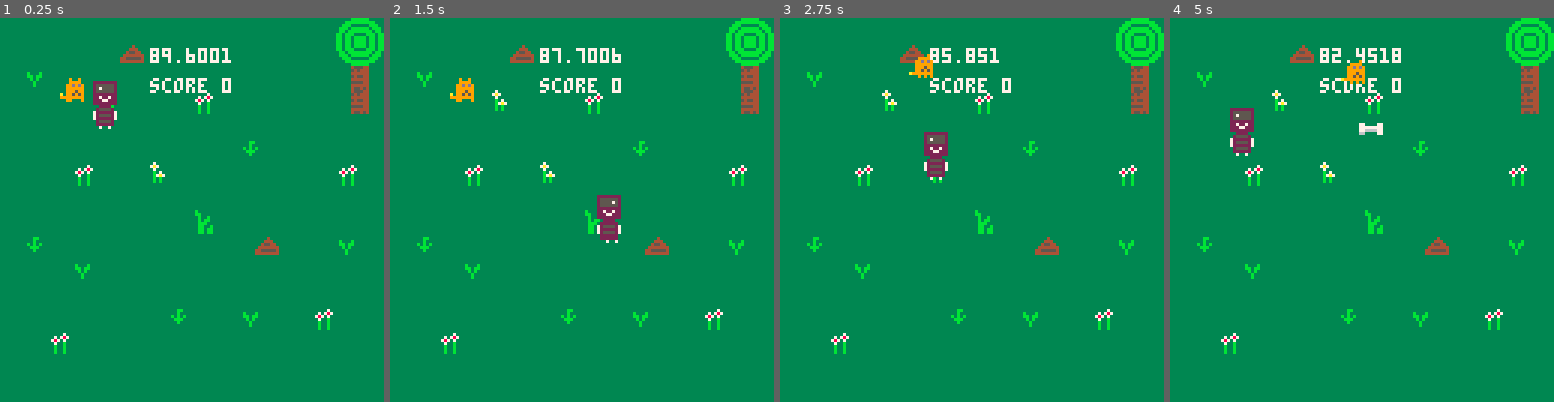
Above: before the commit, frames 1-4 (left to right).
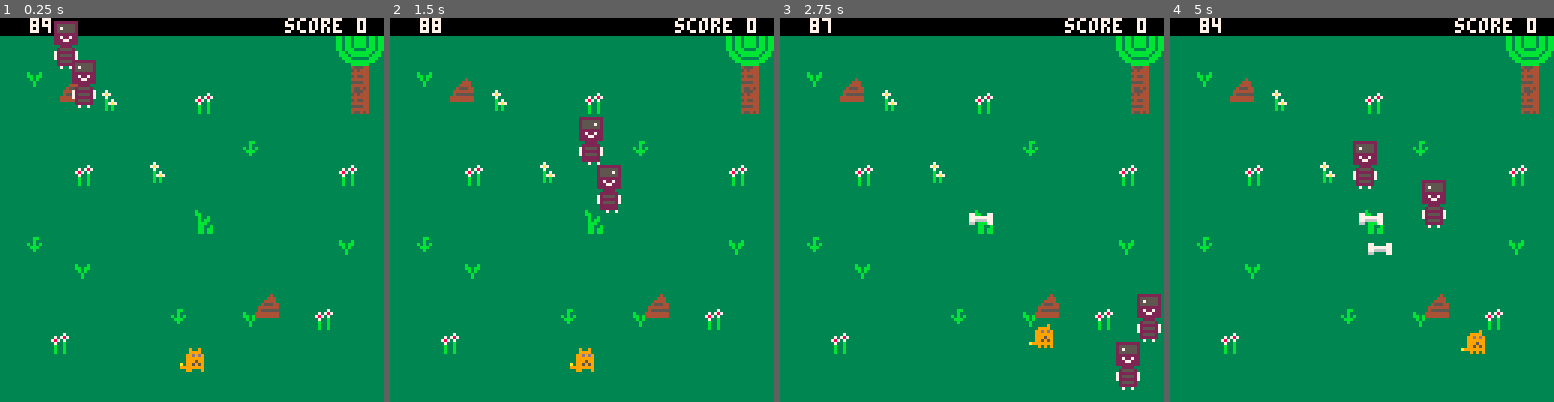
Above: after the commit, the same moments.

Repository: CornflakesOnGit/bonk-thief-horror
Game: PICO-8 cartridge bonk.p8
Same seed, same stepped clock (60 frames per second), same inputs: the game is played once before the commit and once after it.
Inputs:
- Up to frame 1 (0.25 s): no input
- Up to frame 2 (1.5 s): no input
- Up to frame 3 (2.75 s): hold Right 1.6-2.1 s; hold Up 2.15-2.42 s; hold Right from 2.47 s (still down)
- Up to frame 4 (5 s): release Right at 3.03 s; hold Left 3.08-3.58 s; hold Down 3.63-3.97 s; hold Right 4.02-4.68 s; hold Up from 4.73 s (still down)

The runs differ from the first frame. In frame 1, 8.3% of the frame differs, in the area x 0-100%, y 0-93%; in frame 2, 8.4%; in frame 3, 9.0%; in frame 4, 9.3%, in the area x 0-100%, y 0-88%.

Commit message:
a whole lot of stuff, see description
implemented second thief, made them faster, changed bonk starting position, changed spd to speed, created timed poop change, debugged stuck thief with emergency_poop_jump, created simple HUD, implemented score screen

Diff:
--- a/bonk.p8
+++ b/bonk.p8
@@ -7,19 +7,19 @@
 #include bonk_code.lua
 
 __gfx__
-00090090000000900009000000900090333333332222222222222222882222220000822200000000000000000000000000000000000000000000000000000000
-00099990000999900009999009599959333343332555555225555552887557520008855200000000000000000000000000000000000000000000000000000000
-0099d9d90099d9d90099d9d909959599333444332575555225555752887557520088575200000000000000000000000000000000000000000000000000000000
-00999999009999990099999909899989334554432555555225555552857557520075575200000002000000000000000000000000000000000000000000000000
+00090090000000900009000000900090333334302222222222222222882222220000822200000000000000000000000000000000000000000000000000000000
+00099990000999900009999009599959303344432555555225555552887557520008855200000000000000000000000000000000000000000000000000000000
+0099d9d90099d9d90099d9d909959599333444432575555225555752887557520088575200000000000000000000000000000000000000000000000000000000
+00999999009999990099999909899989334555442555555225555552857557520075575200000002000000000000000000000000000000000000000000000000
 00999599009995990099959909999999344444442222222222222222822222220872222200000222000000000000000000000000000000000000000000000000
-a0995959009959590099595909995599445555542272272222722722822222220882222200002222000000000000000000000000000000000000000000000000
+a0995959009959590099595909995599345555552272272222722722822222220882222200002222000000000000000000000000000000000000000000000000
 99999999a99999999999999900959959444444442227722222277222222772220827722200007227000000000000000000000000000000000000000000000000
-0099000900090909a090900900999999333333332222222222222222222222222272272200027722000000000000000000000000000000000000000000000000
+0099000900090909a090900900999999444444442222222222222222222222222272272200027722000000000000000000000000000000000000000000000000
 00900900000000000000000000999999000084800022220000222200002222000082220000828200000000000000000000000000000000000000000000000000
 00999900000000000000000000559555000844400255552002222220022222200222222002228220000002200000000000000000000000000000000000000000
 09999990000000000000000000599995008444807222222772555527725555277258552772588820000088200000000000000000000000000000000000000000
 09d99d90000000000000000009999999904448007255552772222227722222277222222772222888000887880000000000000000000000000000000000000000
-09999990000000000000000090559555094480007222222772555527725555277255552702555828005858280000080000000000000000000000000000000000
+a9999990000000000000000090559555094480007222222772555527725555277255552702555828005858280000080000000000000000000000000000000000
 99999990000000000000000000599995044000000255552002222220022222200282222002882220028828880088880000000000000000000000000000000000
 099999900000000000000000a0999999040000000222222002222220022222200222222002222820088828280088788000000000000000000000000000000000
 09000090000000000000000099559555400000000070070000070070000700700007007000070080888280880888888800000000000000000000000000000000
--- a/bonk_code.lua
+++ b/bonk_code.lua
@@ -1,7 +1,22 @@
 function _init()
-    elapsedTime = 0
-    gameTimer = 90
     score = 0
+
+    elapsed_bone_time = 0
+    elapsed_poop_time = 0
+    time_left = 90
+
+    poop_announcement = 0
+
+-- for flashing text
+    poop_flash_timer = 0
+    show_poop_text = true
+
+-- debugging my teleporting poop
+    unstuck_timer = 0
+    no_collision_frames = 0
+
+    score_sound_played = false
+
 end
 
 
@@ -9,45 +24,62 @@
 --data tables
 
 bonk = {
-    pos = {x = 20, y = 20}, -- Initial pos of the character
+    pos = {x = 60, y = 110}, -- Initial position of the character
     sprites = {0, 1, 2},
     width = 8,
     height = 8,
     currentFrame = 0,
     anim_counter = 0,
-    spd = 1,
+    speed = 1,
     flip = false,
 }
 
 
-thief = {
-    pos = {x = flr(rnd((60)+8)), y = flr(rnd((20 + 8)))}, -- Initial position of the character
+thief1 = {
+    pos = {x = flr(rnd((24)+8)), y = flr(rnd((90 + 8)))}, -- Initial position of the character
     sprites = {
         {5, 21}, -- First animation frame
         {6, 22} -- Second animation frame
     },
     width = 8,
     height = 16,
-    direction = {x = 0, y = 0},
+--might want to implement this for movement in all 4 directions:
+--direction = {x = flr(rnd(3)) - 1, y = flr(rnd(3)) - 1}
+    direction = {x = flr(rnd(2)), y = flr(rnd(2))},
     currentFrame = 1,
-    spd = 1,
+    speed = 1.6,
     animTimer = 0, -- New property to keep track of animation time
-    animSpeed = 12, -- Adjust the speed to control the animation
+    animSpeed = 12, -- Controls the animation speed
+}
+
+thief2 = {
+    pos = {x = flr(rnd((24)+8)), y = flr(rnd((90 + 8)))}, -- Initial position of the character
+    sprites = {
+        {5, 21}, -- First animation frame
+        {6, 22} -- Second animation frame
+    },
+    width = 8,
+    height = 16,
+    direction = {x = flr(rnd(2)), y = flr(rnd(2))},
+    currentFrame = 1,
+    speed = 1.6,
+    animTimer = 0, -- New property to keep track of animation time
+    animSpeed = 12, -- Controls the animation speed
 }
 
 bones = {
     max = 10,
-    spawn_interval = 100, --this number refers to frames that have happened (adjust as needed)
+    spawn_interval = 70, --this number refers to frames that have been drawn
 }
 
 poop1 = {
-    pos = {x = 40, y = flr(rnd((80 + 20)))}, -- Initial position of poop
+    pos = {x = 20, y = 20},
     width = 8,
     height = 8,
 }
 
 poop2 = {
-    pos = {x = 85, y = flr(rnd((80 + 20)))}, -- Initial position of poop
+    pos = {x = 85, y = flr(rnd((70 + 40)))}, -- Initial position of poop
     width = 8,
     height = 8,
 }
@@ -69,24 +101,24 @@
 function bonk_movement()
     p_moved = false
     if btn(0) then
-        bonk.pos.x = bonk.pos.x - bonk.spd
+        bonk.pos.x = bonk.pos.x - bonk.speed
         bonk.flip = true
         p_moved = true
         bonk.anim_counter = bonk.anim_counter + 1
     end
     if btn(1) then
-        bonk.pos.x = bonk.pos.x + bonk.spd
+        bonk.pos.x = bonk.pos.x + bonk.speed
         bonk.flip = false
         p_moved = true
         bonk.anim_counter = bonk.anim_counter + 1
     end
     if btn(2) then
-        bonk.pos.y = bonk.pos.y - bonk.spd
+        bonk.pos.y = bonk.pos.y - bonk.speed
         p_moved = true
         bonk.anim_counter = bonk.anim_counter + 1
     end
     if btn(3) then
-        bonk.pos.y = bonk.pos.y + bonk.spd
+        bonk.pos.y = bonk.pos.y + bonk.speed
         p_moved = true
         bonk.anim_counter = bonk.anim_counter + 1
     end
@@ -117,78 +149,121 @@
 -->8
 -- thief functions
 
--- Move the thief randomly {#c0c}
-function thief_movement()
-    -- Move thief
-    thief.pos.x = thief.pos.x + thief.direction.x * thief.spd
-    thief.pos.y = thief.pos.y + thief.direction.y * thief.spd
+-- Move thief1 randomly {#c0c}
+function thief1_movement()
+    -- Move thief1
+    thief1.pos.x = thief1.pos.x + thief1.direction.x * thief1.speed
+    thief1.pos.y = thief1.pos.y + thief1.direction.y * thief1.speed
 
     -- Bounce off the walls
-    if thief.pos.x <= 0 or thief.pos.x >= 120 then
-        thief.direction.x = thief.direction.x * -1 -- Reverse horizontal direction
-    end
-
-    if thief.pos.y <= 0 or thief.pos.y >= 112 then
-        thief.direction.y = thief.direction.y * -1 -- Reverse vertical direction
+    if thief1.pos.x <= 0 or thief1.pos.x >= 120 then
+        thief1.direction.x = thief1.direction.x * -1 -- Reverse horizontal direction
+    end
+
+    if thief1.pos.y <= 0 or thief1.pos.y >= 112 then
+        thief1.direction.y = thief1.direction.y * -1 -- Reverse vertical direction
     end
 
     --Prevent standstill {#c0c}
     -- Check if both direction components are zero, and if so, set a default direction
-    if thief.direction.x == 0 and thief.direction.y == 0 then
-        thief.direction = {x = 1, y = 1} -- If both are zero, default to (1, 1)
-    end
-end
-
--- Loop to ensure the thief doesn't move straight right, up, or down
-function ensure_thief_diagonal()
-    while thief.direction.x == 0 or thief.direction.y == 0 do
-        thief.direction = {x = flr(rnd(3)) - 1, y = flr(rnd(3)) - 1}
-    end
-end
-
--- Update thief animation
-function thief_animation()
-    -- Update thief animation frame {#c0c}
-        thief.animTimer = thief.animTimer + 1
-        if thief.animTimer >= thief.animSpeed then
-            thief.animTimer = 0
+    if thief1.direction.x == 0 and thief1.direction.y == 0 then
+        thief1.direction = {x = 1, y = 1} -- If both are zero, default to (1, 1)
+    end
+end
+-- Move thief2 randomly {#c0c}
+function thief2_movement()
+    -- Move thief2
+    thief2.pos.x = thief2.pos.x + thief2.direction.x * thief2.speed
+    thief2.pos.y = thief2.pos.y + thief2.direction.y * thief2.speed
+
+    -- Bounce off the walls
+    if thief2.pos.x <= 0 or thief2.pos.x >= 120 then
+        thief2.direction.x = thief2.direction.x * -1 -- Reverse horizontal direction
+    end
+
+    if thief2.pos.y <= 0 or thief2.pos.y >= 112 then
+        thief2.direction.y = thief2.direction.y * -1 -- Reverse vertical direction
+    end
+
+    --Prevent standstill {#c0c}
+    -- Check if both direction components are zero, and if so, set a default direction
+    if thief2.direction.x == 0 and thief2.direction.y == 0 then
+        thief2.direction = {x = 1, y = 1} -- If both are zero, default to (1, 1)
+    end
+end
+
+
+-- Loop to ensure the thief1 doesn't move straight right, up, or down
+function ensure_thief1_diagonal()
+    while thief1.direction.x == 0 or thief1.direction.y == 0 do
+        thief1.direction = {x = flr(rnd(3)) - 1, y = flr(rnd(3)) - 1}
+    end
+end
+-- Loop to ensure the thief2 doesn't move straight right, up, or down
+function ensure_thief2_diagonal()
+    while thief2.direction.x == 0 or thief2.direction.y == 0 do
+        thief2.direction = {x = flr(rnd(3)) - 1, y = flr(rnd(3)) - 1}
+    end
+end
+
+
+-- Update thief1 animation
+function thief1_animation()
+    -- Update thief1 animation frame {#c0c}
+        thief1.animTimer = thief1.animTimer + 1
+        if thief1.animTimer >= thief1.animSpeed then
+            thief1.animTimer = 0
             -- Toggle frames between 1 and 2
-            if thief.currentFrame == 1 then
-                thief.currentFrame = 2
+            if thief1.currentFrame == 1 then
+                thief1.currentFrame = 2
             else
-                thief.currentFrame = 1
+                thief1.currentFrame = 1
             end
         end
 end
-
--- Function for drawing thief {#c0c}
-function drawThief()
-    if thief.flip then
-        spr(thief.sprites[thief.currentFrame][1], thief.pos.x, thief.pos.y, 1, 1, true, false)
-        spr(thief.sprites[thief.currentFrame][2], thief.pos.x, thief.pos.y + 8, 1, 1, true, false)
+-- Update thief2 animation
+function thief2_animation()
+    -- Update thief2 animation frame {#c0c}
+        thief2.animTimer = thief2.animTimer + 1
+        if thief2.animTimer >= thief2.animSpeed then
+            thief2.animTimer = 0
+            -- Toggle frames between 1 and 2
+            if thief2.currentFrame == 1 then
+                thief2.currentFrame = 2
+            else
+                thief2.currentFrame = 1
+            end
+        end
+end
+
+
+-- Function for drawing thief1 {#c0c}
+function draw_thief1()
+    if thief1.flip then
+        spr(thief1.sprites[thief1.currentFrame][1], thief1.pos.x, thief1.pos.y, 1, 1, true, false)
+        spr(thief1.sprites[thief1.currentFrame][2], thief1.pos.x, thief1.pos.y + 8, 1, 1, true, false)
     else
-        spr(thief.sprites[thief.currentFrame][1], thief.pos.x, thief.pos.y)
-        spr(thief.sprites[thief.currentFrame][2], thief.pos.x, thief.pos.y + 8)
-    end
-end
-
---Print HUD on screen
-function hud()
-    print(gameTimer,50,10,7)
-    print("score " ..score,50,20,7)
-    --print(time(),50,10,7)
-    --print("# of bones: " ..#bones,50,20,7)
-end
-
---Timer for end of game
-function countdown()
-    gameTimer = gameTimer - 0.05
-end
+        spr(thief1.sprites[thief1.currentFrame][1], thief1.pos.x, thief1.pos.y)
+        spr(thief1.sprites[thief1.currentFrame][2], thief1.pos.x, thief1.pos.y + 8)
+    end
+end
+-- Function for drawing thief2 {#c0c}
+function draw_thief2()
+    if thief2.flip then
+        spr(thief2.sprites[thief2.currentFrame][1], thief2.pos.x, thief2.pos.y, 1, 1, true, false)
+        spr(thief2.sprites[thief2.currentFrame][2], thief2.pos.x, thief2.pos.y + 8, 1, 1, true, false)
+    else
+        spr(thief2.sprites[thief2.currentFrame][1], thief2.pos.x, thief2.pos.y)
+        spr(thief2.sprites[thief2.currentFrame][2], thief2.pos.x, thief2.pos.y + 8)
+    end
+end
+
+
 
 -->8
 -- bone functions
 
--- Check if it's time to spawn a new bone and do it{#fff}
+-- Next 2 functions: check if it's time to spawn a new bone and do it{#fff}
 
 -- How to spawn a new bone into the bone table
 function spawnBone()
@@ -196,7 +271,7 @@
     if #bones < bones.max then
         -- Spawn a new bone at a random location and set it to active = true
         bones[#bones + 1] = {
-            pos = {x = rnd(120), y = rnd(120)}, -- random spawn position
+            pos = {x = rnd(120), y = rnd(110)}, -- random spawn position
             --x = rnd(120),
             --y = rnd(120),
             width = 8,
@@ -214,8 +289,8 @@
 
 -- Spawn a bone after time elapses if under 10 bones
 function spawn_new_bone()
-    if elapsedTime >= bones.spawn_interval then
-        elapsedTime = 0
+    if elapsed_bone_time >= bones.spawn_interval then
+        elapsed_bone_time = 0
         spawnBone()
     end
 end
@@ -247,16 +322,90 @@
 
 function draw_poop()
     if poop2.pos.x == poop1.pos.x and poop2.pos.y == poop1.pos.y then
-        poop2.pos.x = flr(rnd(90) + 20)
-        poop2.pos.y = flr(rnd(90) + 20)
+        poop2.pos.x = flr(rnd(60) + 20)
+        poop2.pos.y = flr(rnd(60) + 20)
+        -- Update previous poop positions
+        prev_poop1_pos = {x = poop1.pos.x, y = poop1.pos.y}
+        prev_poop2_pos = {x = poop2.pos.x, y = poop2.pos.y}
     end
     spr(4, poop1.pos.x, poop1.pos.y)
     spr(4, poop2.pos.x, poop2.pos.y)
 end
 
+
 function poop_change()
-
-end
+    if time_left < 89 and poop_announcement == 0 then
+        --poop1.pos = {x = 40, y = rnd((60 + 40))}
+        --poop2.pos = {x = 85, y = rnd((60 + 40))}
+        poop_announcement = 1
+    elseif time_left < 60 and poop_announcement == 1 then
+        poop1.pos = {x = 40, y = rnd((60 + 30))}
+        poop2.pos = {x = 85, y = rnd((60 + 30))}
+        poop_announcement = 2
+    elseif time_left < 30 and poop_announcement == 2 then
+        poop1.pos = {x = 40, y = rnd((60 + 30))}
+        poop2.pos = {x = 85, y = rnd((60 + 30))}
+        poop_announcement = 3
+    end
+end
+
+
+
+function emergency_poop_jump()
+    collision_detected = false
+
+    if checkcollision(thief1, poop1) or checkcollision(thief1, poop2) or
+       checkcollision(thief2, poop1) or checkcollision(thief2, poop2) then
+        collision_detected = true
+        unstuck_timer = unstuck_timer + 1
+        if unstuck_timer > 7 then
+            if checkcollision(thief1, poop1) then
+                thief1.pos.x = thief1.pos.x + 10
+            elseif checkcollision(thief1, poop2) then
+                thief1.pos.x = thief1.pos.x + 10
+            elseif checkcollision(thief2, poop1) then
+                thief2.pos.x = thief2.pos.x + 10
+            elseif checkcollision(thief2, poop2) then
+                thief2.pos.x = thief2.pos.x + 10
+            end
+            unstuck_timer = 0
+        end
+    end
+
+-- This timer counts up all the time.
+-- If it ever reaches 5 frames with no collision between any poops and thieves, it resets the unstuck_timer to zero.
+-- This prevents a bug where after every 7 collisions between thieves and poop, they get teleported 10 pixels
+-- (this bug was introduced with the upper part of the emergency_poop_jump function.)
+-- (previously, the unstuck timer would only be set back to 0 when a thief made the emergency jump)
+    if not collision_detected then
+        no_collision_frames = no_collision_frames + 1
+        if no_collision_frames > 5 then
+            unstuck_timer = 0
+            no_collision_frames = 0
+        end
+    else
+        no_collision_frames = 0
+    end
+end
+
+
+
+function poop_announce()
+    poop_flash_timer = poop_flash_timer + 1
+
+    if poop_flash_timer % 9 == 0 then
+        show_poop_text = not show_poop_text
+    end
+
+    if (time_left < 62 and poop_announcement == 1) or (time_left < 32 and poop_announcement == 2) then
+        if show_poop_text then
+            print("poop change!", 40, 0, 7)
+        end
+    else
+        show_poop_text = false -- Ensure text is not displayed after the intended duration
+    end
+end
+
 
 -->8
 -- collision functions
@@ -270,12 +419,18 @@
     return true
 end
 
---Check collision between thief and bonk {#c0c}
-function collision_bonk_thief()
-    if checkcollision(bonk, thief) then
+--Check collision between thieves and bonk {#c0c}
+function collision_bonk_thief1()
+    if checkcollision(bonk, thief1) then
             sfx(03)
     end
 end
+function collision_bonk_thief2()
+    if checkcollision(bonk, thief2) then
+            sfx(03)
+    end
+end
+
 
 -- check collision between bonk and bones
 function collision_bonk_bone()
@@ -290,15 +445,24 @@
     end
 end
 
+-- check collision between thieves and poop
 -- statt -1 könnte es ein random-wert sein, von -0,8 bis 1,2
-
-function collision_thief_poop()
-    if checkcollision(thief, poop1) then
-        thief.direction = {x = thief.direction.x * -1, y = thief.direction.y * -1}
-    end
-
-    if checkcollision(thief, poop2) then
-        thief.direction = {x = thief.direction.x * -1, y = thief.direction.y * -1}
+function collision_thief1_poop()
+    if checkcollision(thief1, poop1) then
+        thief1.direction = {x = thief1.direction.x * -1, y = thief1.direction.y * -1}
+    end
+
+    if checkcollision(thief1, poop2) then
+        thief1.direction = {x = thief1.direction.x * -1, y = thief1.direction.y * -1}
+    end
+end
+function collision_thief2_poop()
+    if checkcollision(thief2, poop1) then
+        thief2.direction = {x = thief2.direction.x * -1, y = thief2.direction.y * -1}
+    end
+
+    if checkcollision(thief2, poop2) then
+        thief2.direction = {x = thief2.direction.x * -1, y = thief2.direction.y * -1}
     end
 end
 
@@ -307,29 +471,76 @@
 -- Other functions
 
 -- Increase overall timer {#fff}
-function game_timer()
-    elapsedTime = elapsedTime + 1  -- Increment elapsed time by 1 frame
-end
-
+function bone_timer()
+    elapsed_bone_time = elapsed_bone_time + 1  -- Increment elapsed time every 1 frame
+end
+
+function poop_timer()
+    elapsed_poop_time = elapsed_poop_time + 1  -- Increment elapsed time every 1 frame
+end
+
+function countdown()
+    time_left = time_left - 1/30
+end
+
+--Print HUD on screen
+function hud()
+    print(flr(time_left),10,0,7)
+    print("score " ..score,95,0,7)
+    --print(time(),50,10,7)
+    --print("# of bones: " ..#bones,50,20,7)
+end
+
+function end_game()
+    if time_left < 0 then
+        cls(0)
+        print("score: " ..score,46,60,7)
+        spr(16,56,70)
+
+        if score > 20 and score_sound_played == false then
+            sfx(7)
+            score_sound_played = true
+        elseif score < 20 and score_sound_played == false then
+            sfx(8)
+            score_sound_played = true
+        end
+
+
+    end
+end
 
 
 -->8
 --update
 
 function _update()
---    if not gameTimer == 0 then
+    if time_left > 0 then
+        bone_timer()
+        poop_timer()
         countdown()
-        game_timer()
+
         bonk_movement()
-        thief_movement()
-        --ensure_thief_diagonal()
-        thief_animation()
-        collision_bonk_thief()
-        collision_thief_poop()
+
+        thief1_movement()
+        thief2_movement()
+        ensure_thief1_diagonal()
+        ensure_thief2_diagonal()
+        thief1_animation()
+        thief2_animation()
+
+        collision_bonk_thief1()
+        collision_bonk_thief2()
+        collision_thief1_poop()
+        collision_thief2_poop()
         collision_bonk_bone()
+
         spawn_new_bone()
         bone_animation()
---    end
+
+        poop_change()
+        emergency_poop_jump()
+    end
+
 end
 
 
@@ -340,11 +551,19 @@
 function _draw()
     cls(0)
     map(0, 0, 0, 0, 16, 16)
+    rectfill(0, 0, 127, 5, 0)  -- Draws a black rectangle at the top of the screen (128x4)
     draw_poop()
     hud()
+
+    poop_announce()
+
     draw_bones()
     drawBonk()
-    drawThief()
+    draw_thief1()
+    draw_thief2()
+
+    end_game()
+
 end
 
 -- map(screen_x, screen_y, map_x, map_y, width, height)
Not shown, changed: the sound effects (__sfx__) section of bonk.p8
